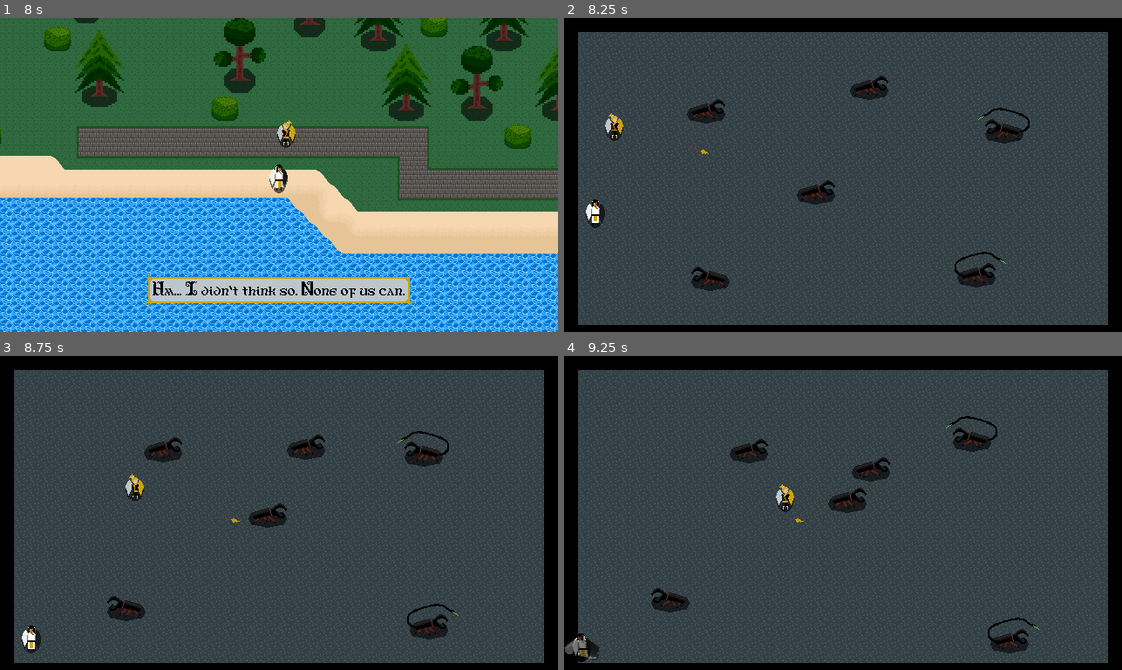
Above: before the commit, frames 1-4 (two rows, left to right).
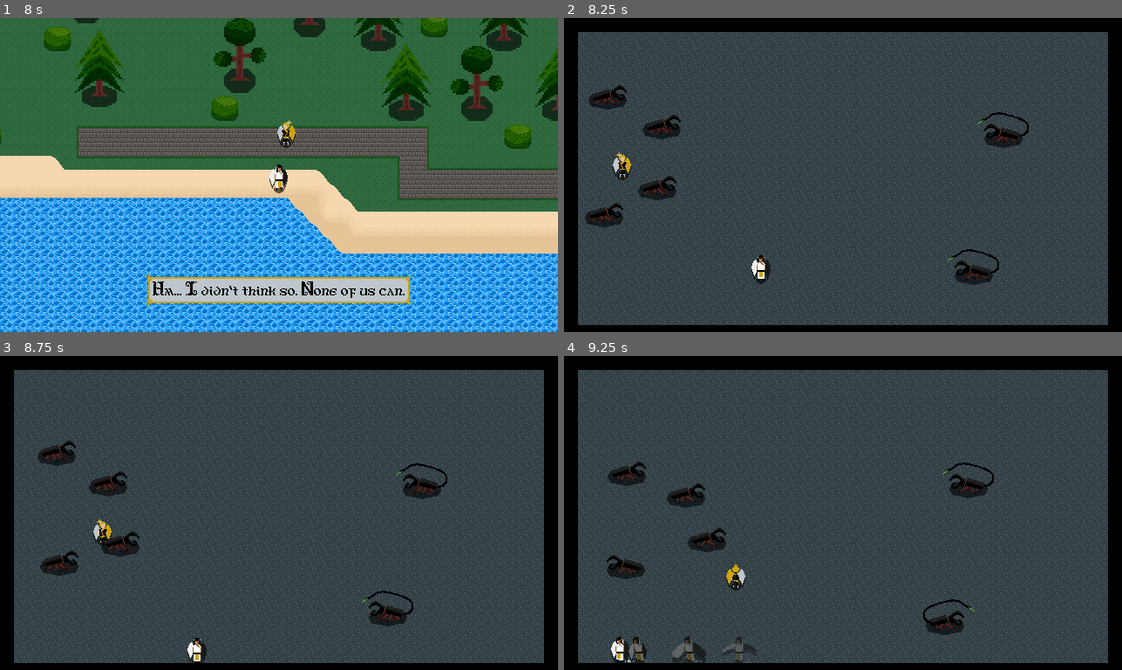
Above: after the commit, the same moments.

Repository: mitchellh5/simple_top_down_game_1.0
Game: Godot game, scene res://world/oblivion.tscn
Same seed, same stepped clock (60 frames per second), same inputs: the game is played once before the commit and once after it.
Inputs (mouse positions are in pixels of both pictures, inside the frame that each line leads up to):
- Up to frame 1 (8 s): tap Enter at 0.5, 3.5 s; move the mouse to (401, 159) at 0.52 s; hold Right (move_right) 0.53-1.28 s; hold E (interact) 0.53-1.28 s; move the mouse to (167, 190) at 1.27 s; hold Down (move_down) 1.28-2.03 s; tap Space (advance_dialogue) at 1.35, 2.75 s; tap E (interact) at 1.55, 3.05, 3.8, 4.35, 5.3, 5.85, 6.8, 7.55 s; move the mouse to (334, 105) at 2.02 s; hold Right (move_right) 2.03-2.78 s; hold E (interact) 2.03-2.78 s; move the mouse to (251, 237) at 2.77 s; hold Up (move_up) 2.78-3.53 s; click (251, 237) at 2.85 s; move the mouse to (446, 222) at 3.52 s; hold Right mouse button (secondary_attack) 3.53-4.28 s; hold Left (move_left) 3.53-5.03 s; move the mouse to (111, 127) at 4.27 s; move the mouse to (306, 175) at 5.02 s; hold Down (move_down) 5.03-5.78 s; hold Space (advance_dialogue) 5.03-5.78 s; move the mouse to (195, 96) at 5.77 s; hold Right (move_right) 5.78-6.53 s; move the mouse to (401, 159) at 6.52 s; press the mouse at (401, 159) at 6.53 s; hold Up (move_up) 6.53-7.28 s; move the mouse to (167, 190) at 7.27 s; release the mouse at (167, 190) at 7.28 s; hold Right (move_right) from 7.28 s (still down); right-click (167, 190) at 7.35 s
- Up to frame 2 (8.25 s): tap Space (advance_dialogue) at 8 s; move the mouse to (898, 105) at 8.02 s; release Right (move_right) at 8.03 s; hold Down (move_down) from 8.03 s (still down); hold E (interact) from 8.03 s (still down)
- Up to frame 3 (8.75 s): keep holding Down (move_down); keep holding E (interact)
- Up to frame 4 (9.25 s): move the mouse to (815, 575) at 8.77 s; release Down (move_down) at 8.78 s; release E (interact) at 8.78 s; hold Left (move_left) from 8.78 s (still down); tap Space (advance_dialogue) at 8.85 s; tap E (interact) at 9.05 s

Frame 1 is identical in both runs. In frame 2, 4.4% of the frame differs, in the area x 3-84%, y 18-87%; in frame 3, 5.4%; in frame 4, 6.1%, in the area x 0-86%, y 19-98%.

Commit message:
Finally fixed Scythio's seizing!!!! Now working on making the game play in a linear fashion and adding "Choose your Fighter!" or whatever I'm gonna wind up calling that mechanic.

Diff:
--- a/scenes/weapons/life.tscn
+++ b/scenes/weapons/life.tscn
@@ -12,7 +12,7 @@
 [node name="Life" type="RigidBody2D" groups=["weapons"]]
 light_mask = 8
 visibility_layer = 8
-collision_layer = 8
+collision_layer = 0
 collision_mask = 15
 gravity_scale = 0.0
 freeze_mode = 1
@@ -34,7 +34,7 @@
 visible = false
 light_mask = 8
 visibility_layer = 8
-collision_layer = 8
+collision_layer = 0
 collision_mask = 15
 
 [node name="CollisionShape2D" type="CollisionShape2D" parent="CollectionArea"]
--- a/scripts/characters/scythio.gd
+++ b/scripts/characters/scythio.gd
@@ -172,9 +172,13 @@
 			#ammo = 1
 
 
+#Handles dialogue (my heaven above, this is going to look like a freaking nightmare fairly
+#soon, and I am horrified at the thought of trying to trouble shoot it when that happens.)
 func _unhandled_input(event: InputEvent) -> void:
 	if event.is_action_pressed("interact"):
 		for body in $InteractionArea.get_overlapping_bodies():
 			if body.is_in_group("Player"):
-				if GlobalState.sun == "Prelude":
+				if GlobalState.sun == "Prelude" && GlobalState.scythio_dt == 0 && GlobalState.mynra_dt == 0:
 					DialogueManager.start_dialogue(player_body.global_position, DialogueTree.mynra_meets_scythio)
+					GlobalState.scythio_dt += 1
+					GlobalState.mynra_dt += 1
--- a/scripts/states/scythio_states/scythio_dash.gd
+++ b/scripts/states/scythio_states/scythio_dash.gd
@@ -94,34 +94,6 @@
 		#Stops dash when target distance is reached
 		if distance_covered >= dash_distance:
 			_end_dash()
-
-		#var input_velocity: Vector2
-		#if scythio.target_arlithon && !scythio.collecting_life:
-			#input_velocity = scythio.target_arlithon.global_position - scythio.global_position
-		#elif scythio.collecting_life:
-			#input_velocity = scythio.get_tree().root.find_child("Life", true, false).global_position - scythio.global_position
-		#else:
-			#input_velocity = scythio.player_body.global_position - scythio.global_position
-			#
-		#scythio.velocity = dash_velocity
-		#scythio.move_and_slide()
-		#
-		##Assuming the ghost cooldown is finished, this adds a ghost at the curent
-		##frame to the scene, then increments the frame of the ghost, and triggers
-		##the "start_ghost_cooldown()" function. Once the dash is complete, the
-		##ghost will have shown three seperate frames, each of a different section of the dash.
-		#if can_ghost == true:
-			#can_ghost = false
-			#var ghost = ghost_node.instantiate()
-			#ghost.set_property(scythio.position, $"../../AnimatedSprite2D".scale)
-			#if ghost is AnimatedSprite2D:
-				#ghost.animation = scythio_animation.animation
-				#ghost.frame = frame
-				##ghost.stop()
-			#get_tree().current_scene.add_child(ghost)
-			#
-			#frame = (frame + 1) % scythio_animation.sprite_frames.get_frame_count(scythio_animation.animation)
-			#start_ghost_timer()
 
 #Handles dashing for player
 func _dash_as_player():
--- a/scripts/states/scythio_states/scythio_hunt_arlithons.gd
+++ b/scripts/states/scythio_states/scythio_hunt_arlithons.gd
@@ -85,7 +85,7 @@
 	arlithons = get_tree().get_nodes_in_group("Arlithons")
 
 	for body in arlithons:
-		if body.global_position.distance_to(scythio.global_position) < 100:
+		if body.global_position.distance_to(scythio.global_position) < 50:
 			too_close = true
 
 	if scythio.target_arlithon:
--- a/scripts/weapons/life.gd
+++ b/scripts/weapons/life.gd
@@ -17,6 +17,7 @@
 func _ready() -> void:
 	scythio = get_tree().get_first_node_in_group("Scythio")
 	contact_monitor = true
+	collection_area.monitoring = true
 	max_contacts_reported = 1
 	$Timer.start()
 
@@ -34,6 +35,11 @@
 				collider.take_damage()
 			freeze = true
 			linear_velocity = Vector2.ZERO
+
+	for area in collection_area.get_overlapping_areas():
+		if area.get_parent().has_method("collect_life") && collectable:
+			area.get_parent().collect_life()
+			queue_free()
 
 #func _life_collected():
 	#if collectable:
--- a/singletons/global_state.gd
+++ b/singletons/global_state.gd
@@ -9,14 +9,21 @@
 #-------------------------------------------------------
 extends Node
 
+#Tracks how far the player is into the game
 var sun: String = "Prelude"					#Tracks the current sun (starting at the prelude)
 var hive: String = ""						#Tracks the current hive (blank since we start in Oblivion)
 var scene: String = "Oblivion"				#Tracks the current scene (starting in Oblivion)
+var has_conquered: Array[String]			#Tracks which hives the player has played through so far
+var has_witnessed: Array[String]			#Tracks which suns the player has played through so far
+
+#Tracks how far the player is into the story (dialogue specifically)
+var scythio_dt: int = 0						#Tracks Scythio's dialogue tree
+var mynra_dt: int = 0						#Tracks Mynra's dialogue tree
+
+#Tracks current player/companion roles
 var companion: String = "Scythio"			#Tracks the current companion (starting as Scythio)
 var player: String = "Mynra"				#Tracks the current PC (starting as Mynra)
 
-var has_conquered: Array[String]			#Tracks which hives the player has played through so far
-var has_witnessed: Array[String]			#Tracks which suns the player has played through so far
-
+#Tracks current pause and transition state for the game
 var input_paused: bool = false				#Handles pausing player input during dialogue and cutscenes
 var ready_to_go: bool = false				#Handles waiting for scene transitions
--- a/world/rath's subhive/rath's_subhive_1.tscn
+++ b/world/rath's subhive/rath's_subhive_1.tscn
@@ -411,10 +411,10 @@
 anchor_mode = 0
 
 [node name="PlayerMynra" parent="." instance=ExtResource("2_tere8")]
-position = Vector2(36, 187)
+position = Vector2(226, 251)
 
 [node name="PlayerScythio" parent="." instance=ExtResource("3_yyw80")]
-position = Vector2(36, 106)
+position = Vector2(41, 151)
 
 [node name="Arlithons" type="Node" parent="."]
 
@@ -424,10 +424,10 @@
 [node name="Tail_Mutation" parent="Arlithons/Arlithon" instance=ExtResource("4_astrw")]
 
 [node name="Arlithon2" parent="Arlithons" instance=ExtResource("3_x4j1o")]
-position = Vector2(163, 98)
+position = Vector2(109, 112)
 
 [node name="Arlithon3" parent="Arlithons" instance=ExtResource("3_x4j1o")]
-position = Vector2(173, 296)
+position = Vector2(41, 217)
 
 [node name="Arlithon4" parent="Arlithons" instance=ExtResource("3_x4j1o")]
 position = Vector2(509, 125)
@@ -435,7 +435,7 @@
 [node name="Tail_Mutation" parent="Arlithons/Arlithon4" instance=ExtResource("4_astrw")]
 
 [node name="Arlithon5" parent="Arlithons" instance=ExtResource("3_x4j1o")]
-position = Vector2(355, 68)
+position = Vector2(47, 79)
 
 [node name="Arlithon6" parent="Arlithons" instance=ExtResource("3_x4j1o")]
-position = Vector2(291, 196)
+position = Vector2(103, 184)
